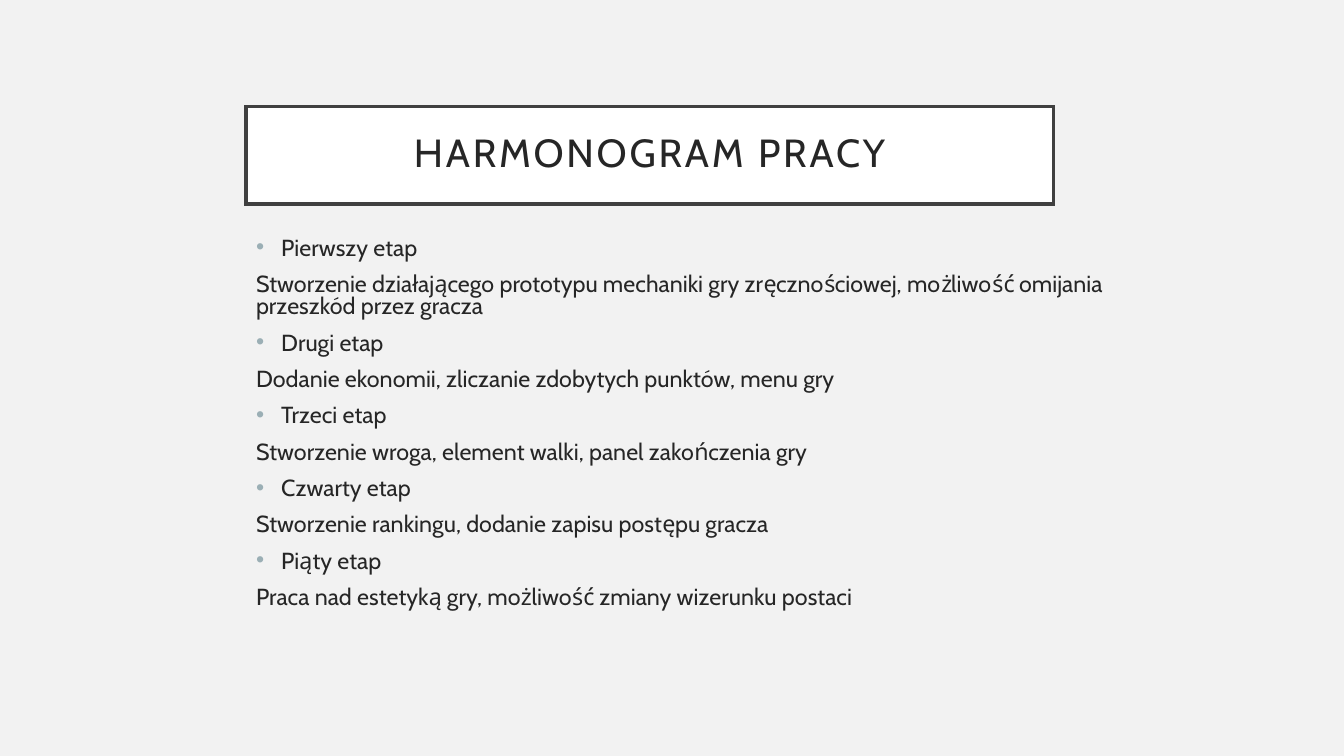
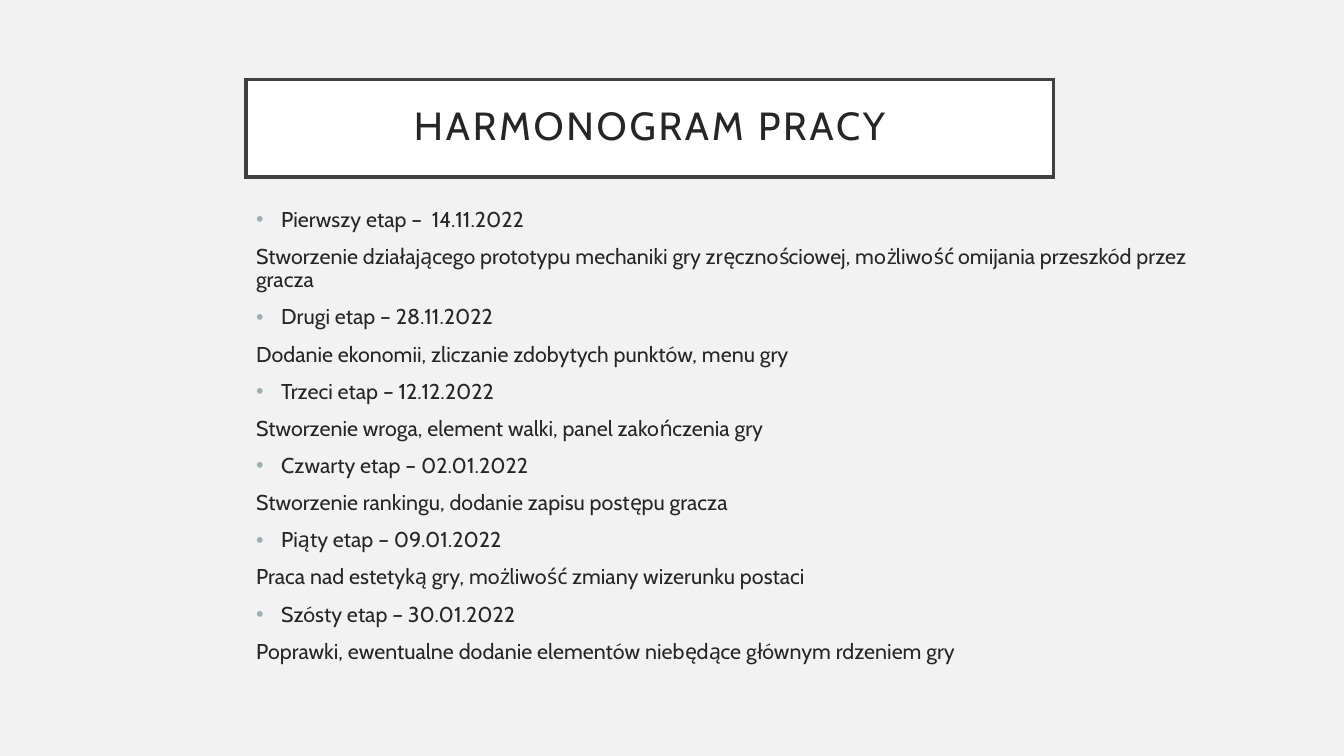
Before and after one commit to martynaturczak/projekt-c-, a slide deck: slide 3 of PlanProjektu.pptx. Drawn at 1344x756 pixels with LibreOffice and Linux fonts; fonts in the diff are those of the drawing. Boxes give left, top, right and bottom in pixels: in the first picture for what was removed or moved away, otherwise in the second. Text is boxed around its words. In the diff, an @@ line names an element or a change of style, - is before the commit and + after.

```diff
--- a/PlanProjektu.pptx
+++ b/PlanProjektu.pptx
@@ title "HARMONOGRAM PRACY": place and size @@
-title "HARMONOGRAM PRACY" at [246,106,1054,204]
+title "HARMONOGRAM PRACY" at [246,80,1054,177]
@@ text "Pierwszy etap – 14.11.2022": place and size @@
-text "Pierwszy etap – 14.11.2022" at [256,239,1103,611]
+text "Pierwszy etap – 14.11.2022" at [256,211,1186,665]
@@ text at [281,211,524,232]: text changed; size 16.6 to 15.3 pt @@
-• Pierwszy etap
+• Pierwszy etap – 14.11.2022
@@ text at [256,248,1186,590]: size 16.6 to 15.3 pt in "Stworzenie działającego prototypu mechaniki gry zręcznościow ...", "Dodanie ekonomii, zliczanie zdobytych punktów, menu gry", "Stworzenie wroga, element walki, panel zakończenia gry", "Stworzenie rankingu, dodanie zapisu postępu gracza" and 1 more places; line spacing 0.8 to 0.9 @@
@@ text at [281,308,493,330]: text changed; size 16.6 to 15.3 pt @@
-• Drugi etap
+• Drugi etap – 28.11.2022
@@ text at [281,383,494,404]: text changed; size 16.6 to 15.3 pt @@
-• Trzeci etap
+• Trzeci etap – 12.12.2022
@@ text at [281,457,528,478]: text changed; size 16.6 to 15.3 pt @@
-• Czwarty etap
+• Czwarty etap – 02.01.2022
@@ text at [333,531,502,552]: text changed; size 16.6 to 15.3 pt @@
-• Piąty etap
+• Piąty etap – 09.01.2022
@@ text at [256,606,954,665]: paragraphs added @@
+• Szósty etap – 30.01.2022
+Poprawki, ewentualne dodanie elementów niebędące głównym rdzeniem gry
```
